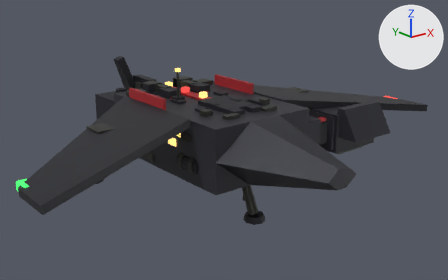
One commit to the glTF model ref/glb/runner-s.glb: the scene before it, then after it.
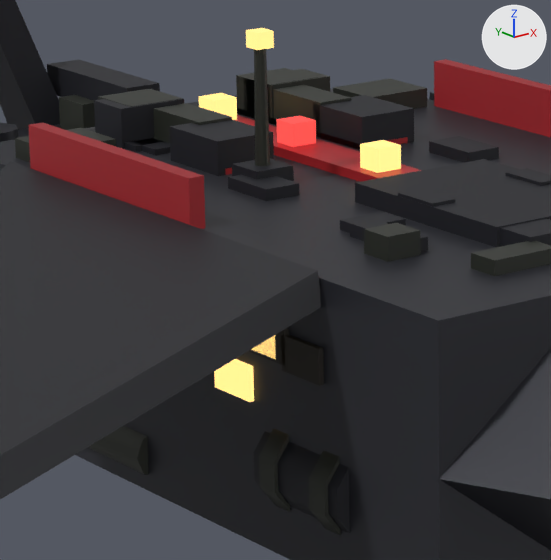
There are two pictures of each version: one whole from a 50 mm lens placed at (-3.54, -4.62, 2.44), pointed at (0.09, -0.08, 0.63), one close up on the part from 27% to 53% of the width and 22% to 64% of the height. Lighting does not change. The marker at upper right points along +X, +Y and +Z. The last two pictures show the newer version. Where no turn or scale is listed for an object, it has been applied to the vertices.

The first close-up shows 'aftDorsalSpine', 'hullForebody', 'hullMain', 'noseSensor', 'runnerShipAftDecal2L', 'runnerShipAftDecal2R', 'runnerShipAftGreeble2L', 'runnerShipAftGreeble2R', 'runnerShipAftGreeble3L', 'runnerShipAftGreeble3R', 'runnerShiphullMainHullWindow0L', 'runnerShiphullMainHullWindow2L', 'runnerShiphullMainHullWindow3L', 'runnerShiphullMainHullWindow4L', 'runnerShiphullMainPropellantTankL', 'stabilizerFinL', 'synDecalL', 'synDecalR', 'wingLeft' and 32 more.
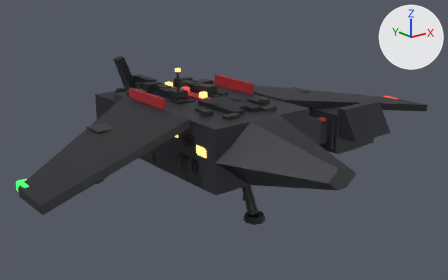
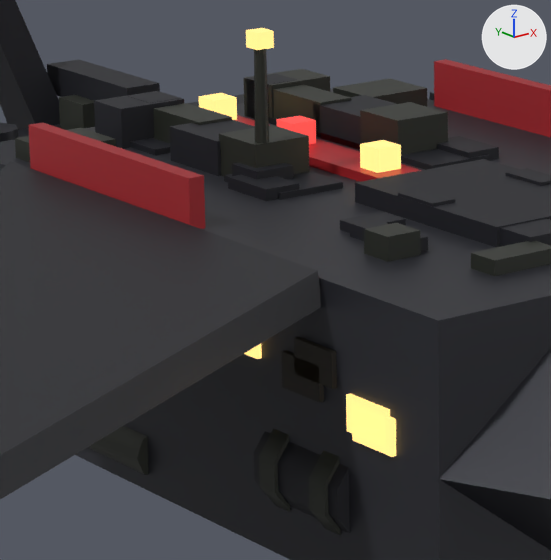
What the commit changed:
me_mesh_118 has 8 vertices, 12 faces and spans x -0.02..0.02, y -0.0595..0.0595, z -0.035..0.035.
me_mesh_118 no longer uses material mat_cabindark (black #14100a).
me_mesh_118 gains material mat_cabinlight (brown #3a2f18, glowing orange #f2c877).
Object 'runnerShiphullMainHullWindow0L' (ob_runnershiphullmainhullwindow0l) moves from (-0.54, -0.225, 0.859) to (-0.54, -0.583, 0.763).
Object 'runnerShiphullMainHullWindow1L' (ob_runnershiphullmainhullwindow1l) moves from (-0.54, 0.244, 0.897) to (-0.54, -0.363, 0.809).
Object 'runnerShiphullMainHullWindow2L' (ob_runnershiphullmainhullwindow2l) moves from (-0.54, -0.135, 0.752) to (-0.54, -0.565, 0.776).
Object 'runnerShiphullMainHullWindow3L' (ob_runnershiphullmainhullwindow3l) moves from (-0.54, -0.255, 0.853) to (-0.54, -0.404, 0.845).
Object 'runnerShiphullMainHullWindow4L' (ob_runnershiphullmainhullwindow4l) moves from (-0.54, -0.364, 0.842) to (-0.54, -0.164, 0.845).
Object 'runnerShipAftGreeble3L' (ob_runnershipaftgreeble3l) moves from (-0.181, 0.763, 1.042) to (-0.181, 0.292, 1.042).
Object 'runnerShipAftGreeble3R' (ob_runnershipaftgreeble3r) moves from (0.181, 0.763, 1.042) to (0.181, 0.292, 1.042).
Object 'runnerShipAftDecal2L' (ob_runnershipaftdecal2l) moves from (-0.193, 0.746, 1.009) to (-0.193, 0.208, 1.009).
Object 'runnerShipAftDecal2R' (ob_runnershipaftdecal2r) moves from (0.193, 0.746, 1.009) to (0.193, 0.208, 1.009).

Pixel boxes [x1, y1, x2, y2] of what changed, in the close-ups (551 x 560 px):
'runnerShipAftGreeble3R', moved
    before: [236, 68, 319, 123]
    after: [360, 102, 448, 155]
'runnerShipAftGreeble3L', moved
    before: [98, 89, 183, 107]
    after: [219, 125, 309, 176]
'runnerShiphullMainHullWindow2L', moved
    before: [214, 359, 254, 402]
    after: [346, 393, 390, 447]
'runnerShiphullMainHullWindow4L', recoloured, moved (mostly hidden afterwards)
    before: [281, 335, 324, 386]
    after: [244, 344, 262, 359]
'runnerShiphullMainHullWindow3L', moved
    before: [249, 328, 289, 366]
    after: [294, 337, 337, 389]
'runnerShiphullMainHullWindow0L', moved (mostly hidden before)
    before: [252, 335, 276, 358]
    after: [352, 404, 396, 457]
'runnerShiphullMainHullWindow1L', moved (not visible before)
    after: [281, 350, 324, 403]
'runnerShipAftDecal2L', moved (mostly hidden before)
    before: [90, 129, 162, 152]
    after: [224, 172, 343, 200]
'runnerShipAftDecal2R', moved (mostly hidden before)
    before: [237, 108, 277, 125]
    after: [401, 149, 491, 170]
